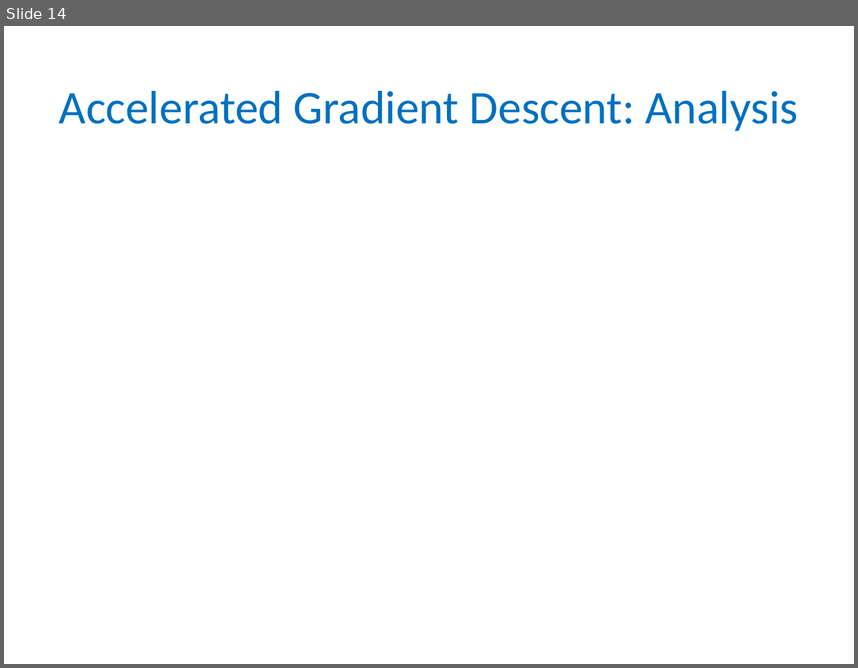
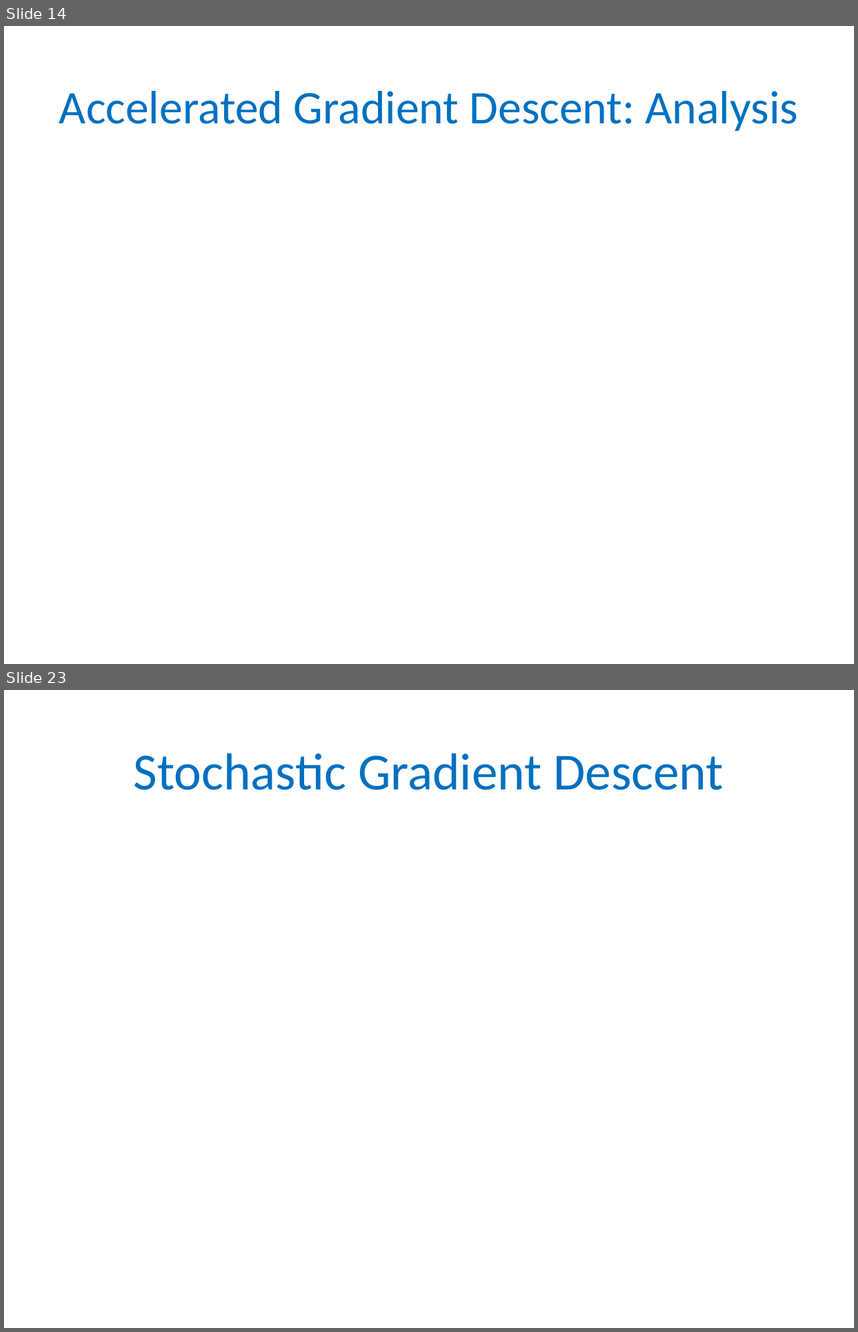
Before and after one commit to gyaroslavtsev/gyaroslavtsev.github.io, a slide deck: big-data/lecture08.pptx. Shown one above the other, each under a label of ours: slide 14 before the commit, slides 14 and 23 after it; the slides between them are not shown. The pictures are 858x668 and 858x1332 pixels, drawn with LibreOffice and Linux fonts; fonts in the diff are those of the drawing; grey boxes stand for pictures. Boxes give left, top, right and bottom in pixels: in the first picture for what was removed or moved away, otherwise in the second. Text is boxed around its words. In the diff, an @@ line names an element or a change of style, - is before the commit and + after.

```diff
--- a/big-data/lecture08.pptx
+++ b/big-data/lecture08.pptx
@@ slide 23 added at (4,690,854,1328), background #FFFFFF @@
@@ title added at (134,753,724,790), 44 pt, text #0070C0 @@
+Stochastic Gradient Descent
```
Also in this commit, not shown: 9 other slides added, 1 slide removed, 7 other files.
